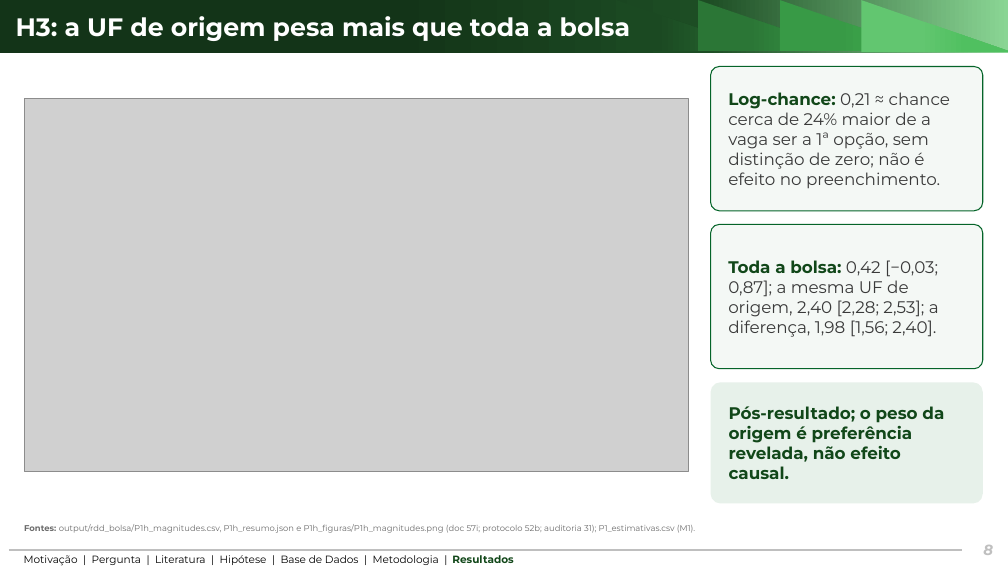
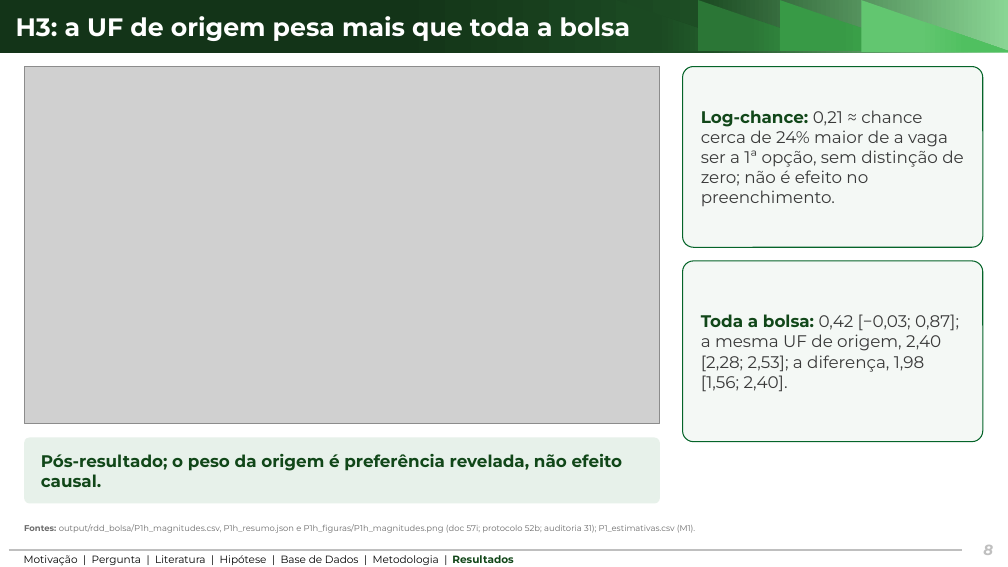
Before and after one commit to ka1victor/impact-eval-health-econ-pmme, a slide deck: slide 8 of output/apresentacao_banca2/deck_banca2_curto.pptx. Drawn at 1008x567 pixels with LibreOffice and Linux fonts; fonts in the diff are those of the drawing; grey boxes stand for pictures; background and template pictures are left out. Boxes give left, top, right and bottom in pixels: in the first picture for what was removed or moved away, otherwise in the second. Text is boxed around its words. In the diff, an @@ line names an element or a change of style, - is before the commit and + after.

```diff
--- a/output/apresentacao_banca2/deck_banca2_curto.pptx
+++ b/output/apresentacao_banca2/deck_banca2_curto.pptx
@@ picture: place and size @@
-picture at box(24, 98, 688, 472)
+picture at box(24, 67, 660, 424)
@@ rounded rectangle "Log-chance: 0,21 ≈ chance cerca ...": place and size @@
-rounded rectangle "Log-chance: 0,21 ≈ chance cerca ..." at box(711, 67, 983, 211)
+rounded rectangle "Log-chance: 0,21 ≈ chance cerca ..." at box(683, 67, 983, 247)
@@ rounded rectangle "Toda a bolsa: 0,42 [−0,03; ...": place and size @@
-rounded rectangle "Toda a bolsa: 0,42 [−0,03; ..." at box(711, 225, 983, 369)
+rounded rectangle "Toda a bolsa: 0,42 [−0,03; ..." at box(683, 261, 983, 442)
@@ rounded rectangle "Pós-resultado; o peso da origem ...": place and size @@
-rounded rectangle "Pós-resultado; o peso da origem ..." at box(711, 383, 983, 504)
+rounded rectangle "Pós-resultado; o peso da origem ..." at box(24, 438, 660, 504)
```
Also in this commit, not shown: 2 other slides changed, 20 other files.
